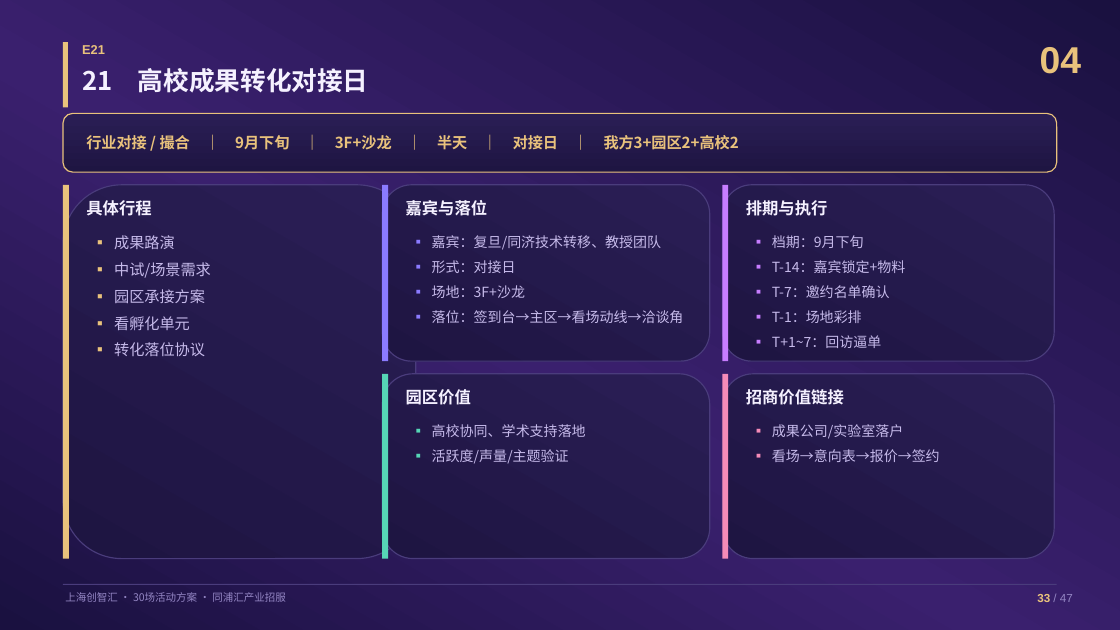
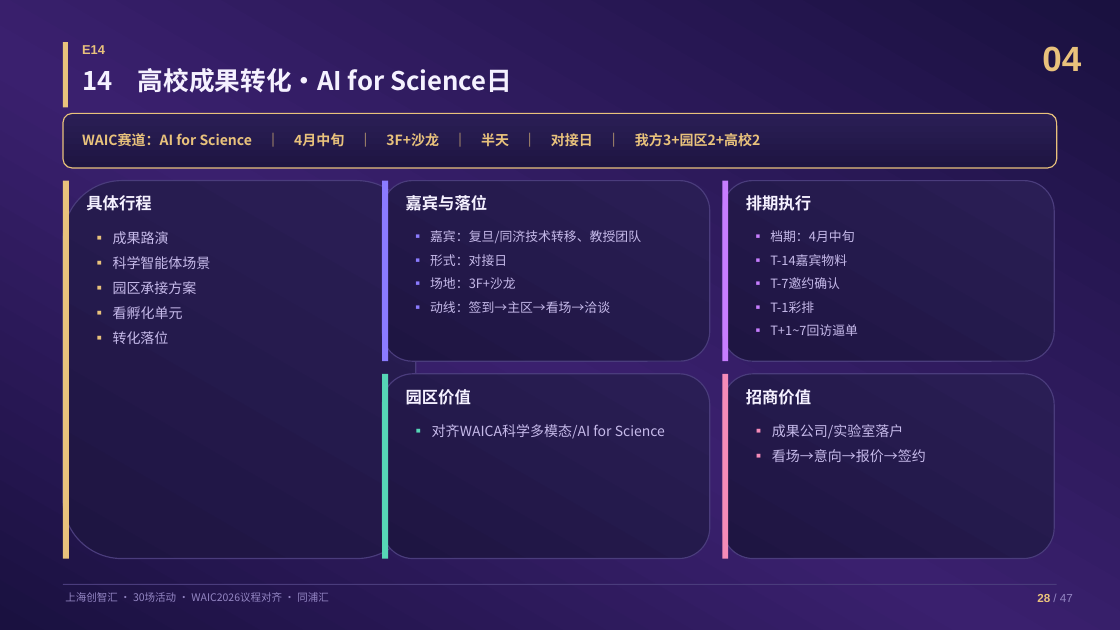
Before and after one commit to hujigang2010-maker/AIDEN, a slide deck: slide 29 of proposal/创智汇30场活动具体方案.pptx (slide 34 before the commit). Drawn at 1120x630 pixels with LibreOffice and Linux fonts; fonts in the diff are those of the drawing. Boxes give left, top, right and bottom in pixels: in the first picture for what was removed or moved away, otherwise in the second. Text is boxed around its words. In the diff, an @@ line names an element or a change of style, - is before the commit and + after.

```diff
--- a/proposal/创智汇30场活动具体方案.pptx
+++ b/proposal/创智汇30场活动具体方案.pptx
@@ text at [82, 45, 105, 54]: text changed @@
-E21
+E14
@@ text "04" at [1042, 46, 1081, 72]: size 32 to 30 pt @@
@@ text at [82, 68, 512, 93]: text changed @@
-21 高校成果转化对接日
+14 高校成果转化·AI for Science日
@@ rounded rectangle: place and size @@
-rounded rectangle at [63, 113, 1057, 172]
+rounded rectangle at [63, 113, 1057, 168]
@@ text at [82, 133, 761, 147]: text changed; size 13 to 12 pt @@
-行业对接 / 撮合 ｜ 9月下旬 ｜ 3F+沙龙 ｜ 半天 ｜ 对接日 ｜ 我方3+园区2+高校2
+WAIC赛道：AI for Science ｜ 4月中旬 ｜ 3F+沙龙 ｜ 半天 ｜ 对接日 ｜ 我方3+园区2+高校2
@@ rounded rectangle: place and size @@
-rounded rectangle at [63, 185, 416, 559]
+rounded rectangle at [63, 181, 416, 559]
@@ rectangle: place and size @@
-rectangle at [63, 185, 69, 559]
+rectangle at [63, 181, 69, 559]
@@ text "具体行程": place and size @@
-text "具体行程" at [86, 200, 151, 216]
+text "具体行程" at [86, 195, 151, 211]
@@ rounded rectangle: place and size @@
-rounded rectangle at [382, 185, 710, 361]
+rounded rectangle at [382, 181, 710, 361]
@@ rectangle: place and size @@
-rectangle at [382, 185, 388, 361]
+rectangle at [382, 181, 388, 361]
@@ text "嘉宾与落位": place and size @@
-text "嘉宾与落位" at [406, 200, 488, 216]
+text "嘉宾与落位" at [406, 195, 488, 211]
@@ rounded rectangle: place and size @@
-rounded rectangle at [723, 185, 1054, 361]
+rounded rectangle at [723, 181, 1054, 361]
@@ rectangle: place and size @@
-rectangle at [723, 185, 728, 361]
+rectangle at [723, 181, 728, 361]
@@ text at [746, 195, 811, 211]: text changed @@
-排期与执行
+排期执行
@@ text at [113, 231, 197, 319]: size 13 to 12 pt in "▪ 成果路演", "▪ 园区承接方案", "▪ 看孵化单元" @@
@@ text at [430, 230, 641, 289]: size 12 to 11 pt in "▪ 嘉宾：复旦/同济技术转移、教授团队", "▪ 形式：对接日", "▪ 场地：3F+沙龙" @@
@@ text at [770, 230, 858, 336]: text changed; size 12 to 11 pt @@
-▪ 档期：9月下旬
-▪ T-14：嘉宾锁定+物料
-▪ T-7：邀约名单确认
-▪ T-1：场地彩排
-▪ T+1~7：回访逼单
+▪ 档期：4月中旬
+▪ T-14嘉宾物料
+▪ T-7邀约确认
+▪ T-1彩排
+▪ T+1~7回访逼单
@@ text at [113, 256, 211, 269]: text changed; size 13 to 12 pt @@
-▪ 中试/场景需求
+▪ 科学智能体场景
@@ text at [430, 301, 610, 313]: text changed; size 12 to 11 pt @@
-▪ 落位：签到台→主区→看场动线→洽谈角
+▪ 动线：签到→主区→看场→洽谈
@@ text at [113, 331, 169, 344]: text changed; size 13 to 12 pt @@
-▪ 转化落位协议
+▪ 转化落位
@@ text at [746, 389, 811, 405]: text changed @@
-招商价值链接
+招商价值
@@ text at [432, 424, 665, 439]: text changed @@
-▪ 高校协同、学术支持落地
-▪ 活跃度/声量/主题验证
+▪ 对齐WAICA科学多模态/AI for Science
@@ text at [772, 449, 926, 462]: text changed @@
-▪ 看场→意向表→报价→签约
+▪ 看场→意向→报价→签约
@@ text at [65, 592, 329, 602]: text changed @@
-上海创智汇 · 30场活动方案 · 同浦汇产业招服
+上海创智汇 · 30场活动 · WAIC2026议程对齐 · 同浦汇
@@ text at [1037, 594, 1073, 602]: text changed @@
-33 / 47
+28 / 47
```
Also in this commit, not shown: 35 other slides changed, 12 slides added, 12 slides removed, 6 other files.
